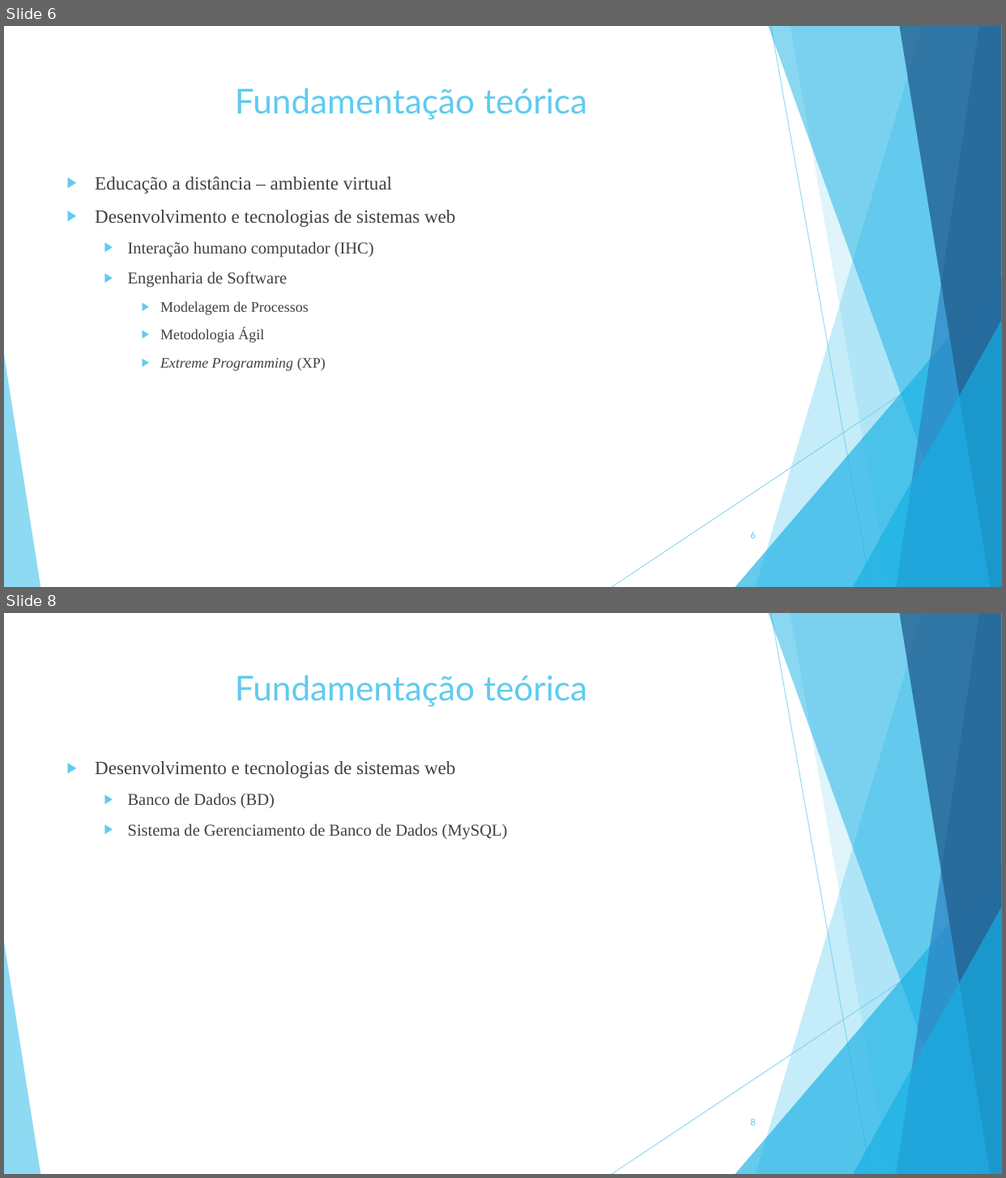
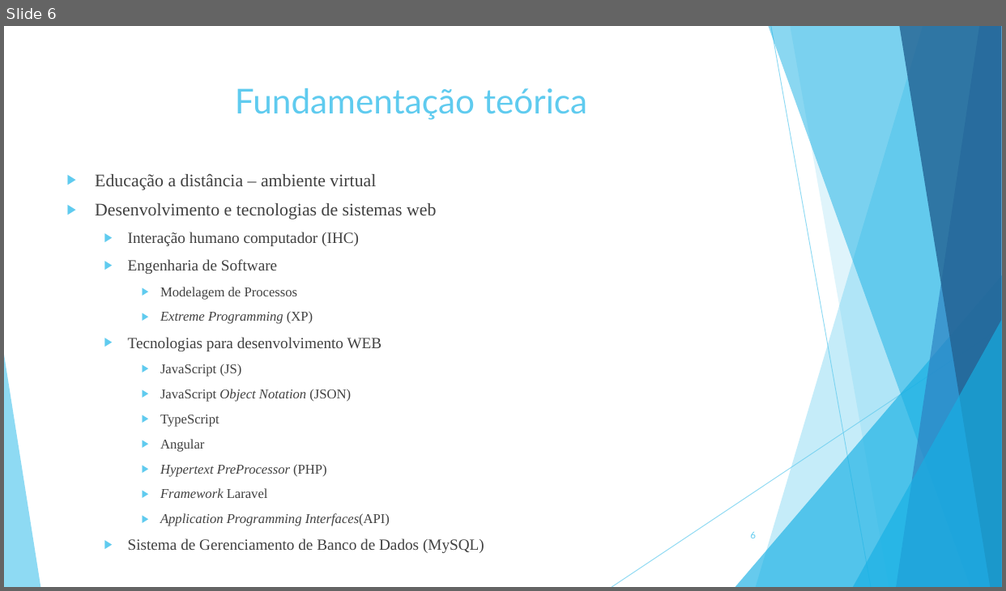
Before and after one commit to ryanlucaslemos/arquivostcc, a slide deck: TCC 2/Slide de TCC 2.ppt. Shown one above the other, each under a label of ours: slides 6 and 8 before the commit, slide 6 after it; the slides between them are not shown. The pictures are 1006x1178 and 1006x591 pixels, drawn with LibreOffice and Linux fonts; fonts in the diff are those of the drawing. Boxes give left, top, right and bottom in pixels: in the first picture for what was removed or moved away, otherwise in the second. Text is boxed around its words. In the diff, an @@ line names an element or a change of style, - is before the commit and + after.

```diff
--- a/TCC 2/Slide de TCC 2.ppt
+++ b/TCC 2/Slide de TCC 2.ppt
@@ slide 8 removed at box(4, 613, 1002, 1174), background #FFFFFF; not listed: 10 template elements that a slide beside it also shows @@
@@ title removed at box(235, 675, 587, 707) @@
-Fundamentação teórica
@@ text removed at box(95, 761, 508, 840) @@
-▶ Desenvolvimento e tecnologias de sistemas web
-  ▶ Banco de Dados (BD)
-  ▶ Sistema de Gerenciamento de Banco de Dados (MySQL)
@@ page number removed at box(750, 1118, 756, 1126) @@
-8
@@ slide 6 changed as well @@
@@ text at box(95, 174, 436, 324): size 18 to 17 pt in "Educação a distância – ambiente virtual", "Desenvolvimento e tecnologias de sistemas web"; size 16 to 15 pt in "Interação humano computador (IHC)", "Engenharia de Software"; size 14 to 13 pt in "Modelagem de Processos", "Extreme Programming (XP)"; line spacing 1 to 0.9 @@
@@ text at box(128, 337, 484, 553): paragraphs added @@
+  ▶ Tecnologias para desenvolvimento WEB
+    ▶ JavaScript (JS)
+    ▶ JavaScript Object Notation (JSON)
+    ▶ TypeScript
+    ▶ Angular
+    ▶ Hypertext PreProcessor (PHP)
+    ▶ Framework Laravel
+    ▶ Application Programming Interfaces(API)
+  ▶ Sistema de Gerenciamento de Banco de Dados (MySQL)
@@ text at box(160, 329, 264, 343): paragraph removed @@
-    ▶ Metodologia Ágil
```
Also in this commit, not shown: 16 other slides changed, 3 other slides removed.
